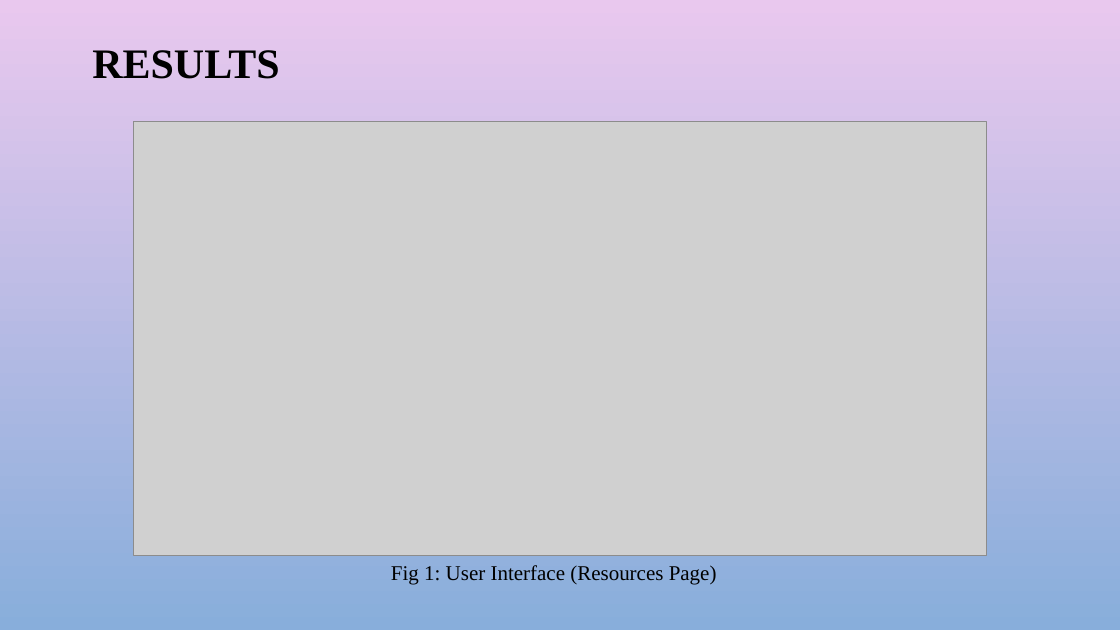
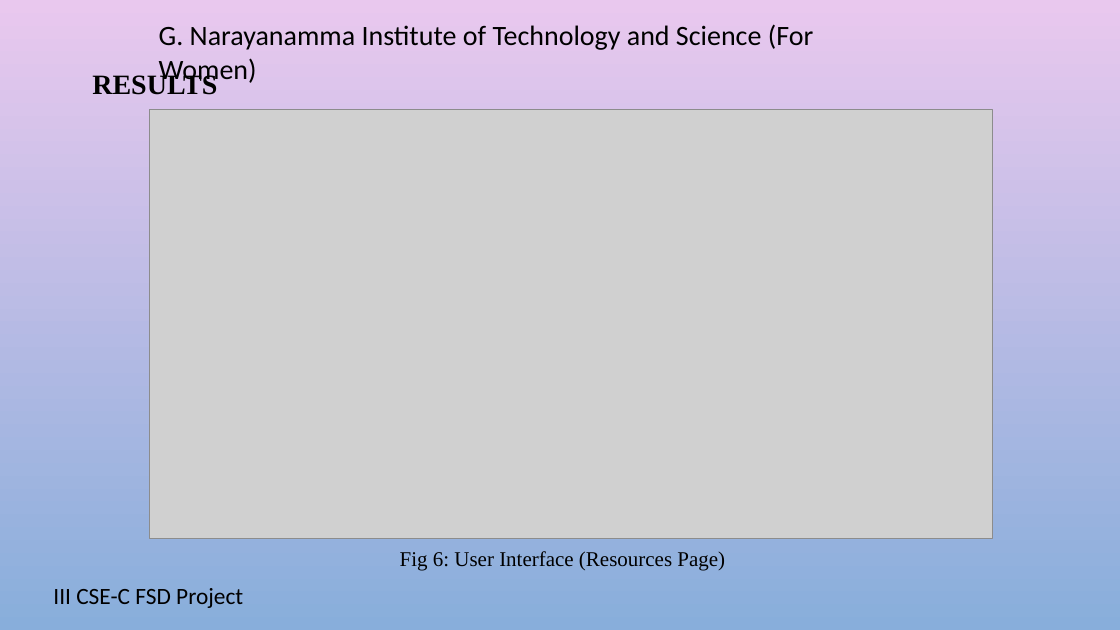
Before and after one commit to AkhilaS17/PlacePrepPortal, a slide deck: slide 10 of Placeprep.pptx. Drawn at 1120x630 pixels with LibreOffice and Linux fonts; fonts in the diff are those of the drawing; grey boxes stand for pictures; background and template pictures are left out. Boxes give left, top, right and bottom in pixels: in the first picture for what was removed or moved away, otherwise in the second. Text is boxed around its words. In the diff, an @@ line names an element or a change of style, - is before the commit and + after.

```diff
--- a/Placeprep.pptx
+++ b/Placeprep.pptx
@@ text added at box(159, 24, 813, 86), 24 pt, text #000000 @@
+G. Narayanamma Institute of Technology and Science (For Women)
@@ title "RESULTS": place and size @@
-title "RESULTS" at box(92, 50, 279, 79)
+title "RESULTS" at box(92, 72, 217, 95)
@@ title "RESULTS" at box(92, 72, 217, 95): size 36 to 24 pt @@
@@ picture: place and size @@
-picture at box(134, 122, 986, 556)
+picture at box(150, 110, 993, 539)
@@ text at box(400, 551, 725, 571): text changed @@
-Fig 1: User Interface (Resources Page)
+Fig 6: User Interface (Resources Page)
@@ text added at box(53, 588, 243, 608), 20 pt, text #000000 @@
+III CSE-C FSD Project
```
Also in this commit, not shown: 12 other slides changed.
